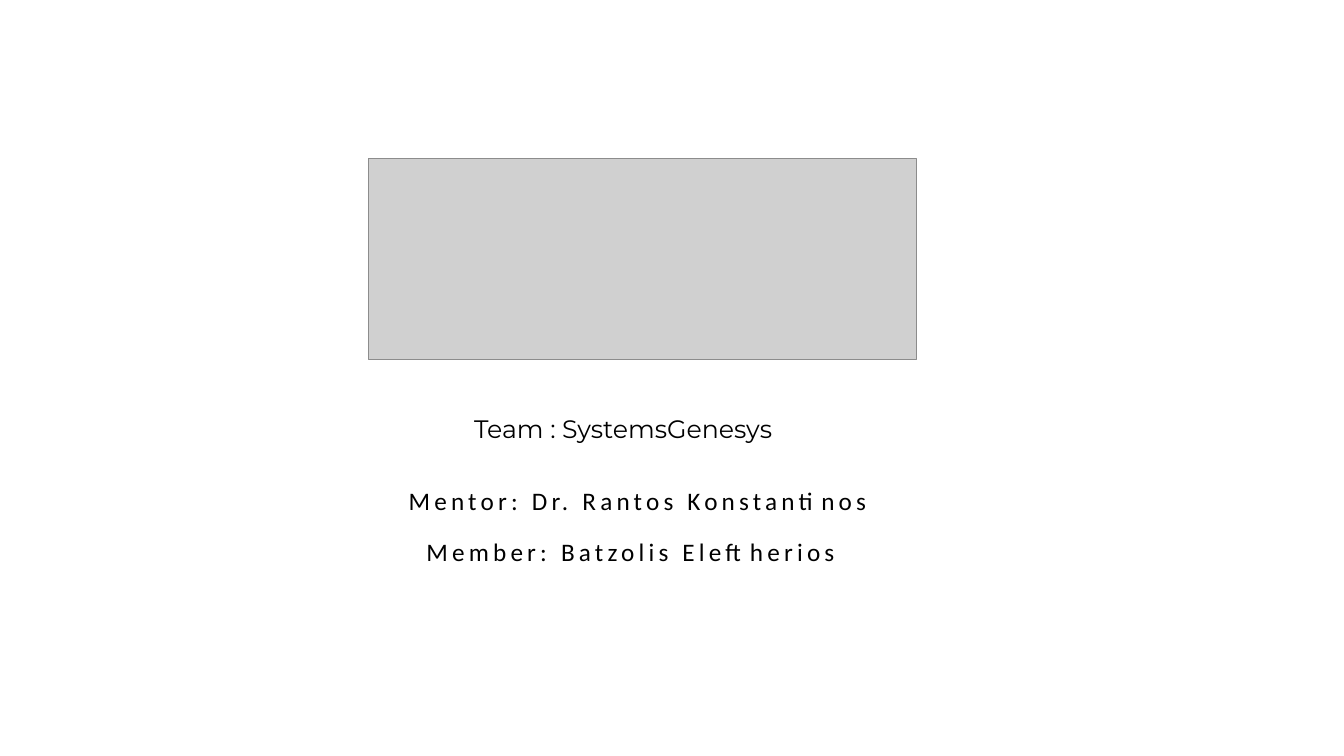
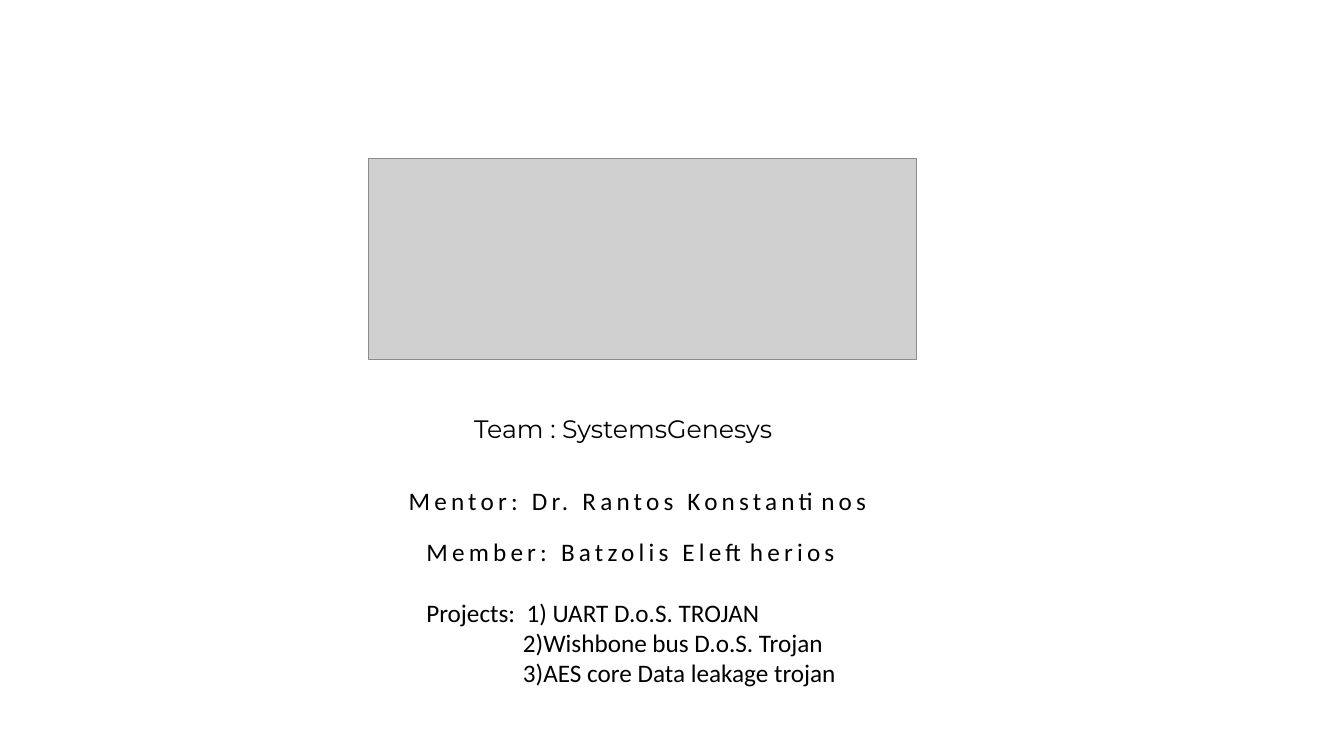
Before and after one commit to Lefteris-B/SystemsGenesis_wishbone_hw_trojan, a slide deck: slide 2 of presentation/CSAW_2023_first_stage.pptx. Drawn at 1344x756 pixels with LibreOffice and Linux fonts; fonts in the diff are those of the drawing; grey boxes stand for pictures. Boxes give left, top, right and bottom in pixels: in the first picture for what was removed or moved away, otherwise in the second. Text is boxed around its words. In the diff, an @@ line names an element or a change of style, - is before the commit and + after.

```diff
--- a/presentation/CSAW_2023_first_stage.pptx
+++ b/presentation/CSAW_2023_first_stage.pptx
@@ text added at box(426, 603, 835, 687), 18 pt, text #000000 @@
+Projects: 1) UART D.o.S. TROJAN
+2)Wishbone bus D.o.S. Trojan
+3)AES core Data leakage trojan
```
Also in this commit, not shown: 5 other slides changed, 1 other file.
